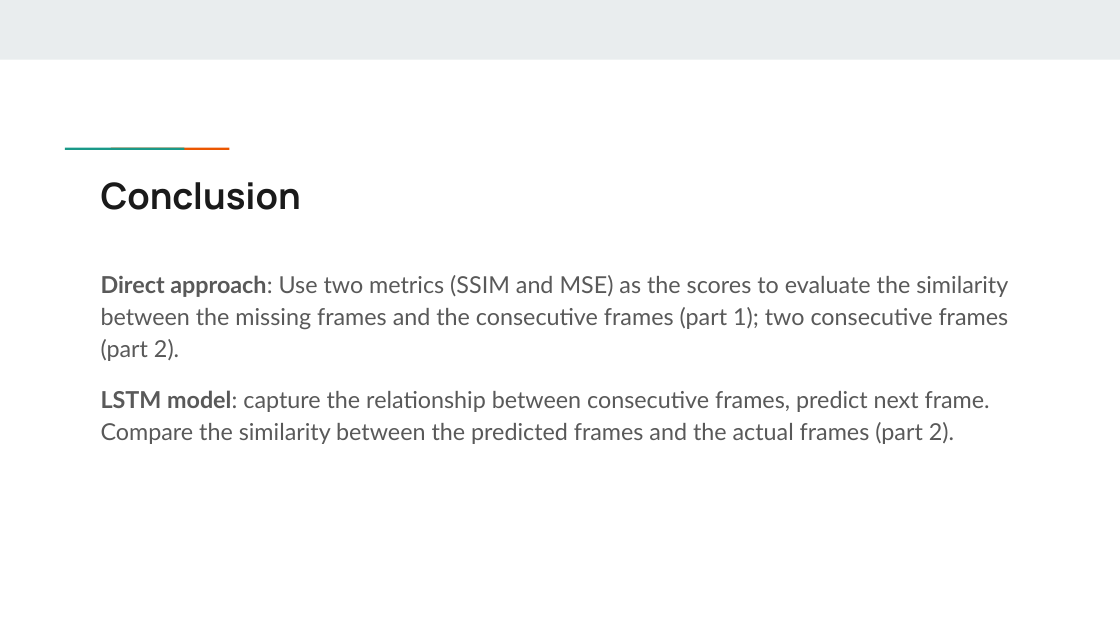
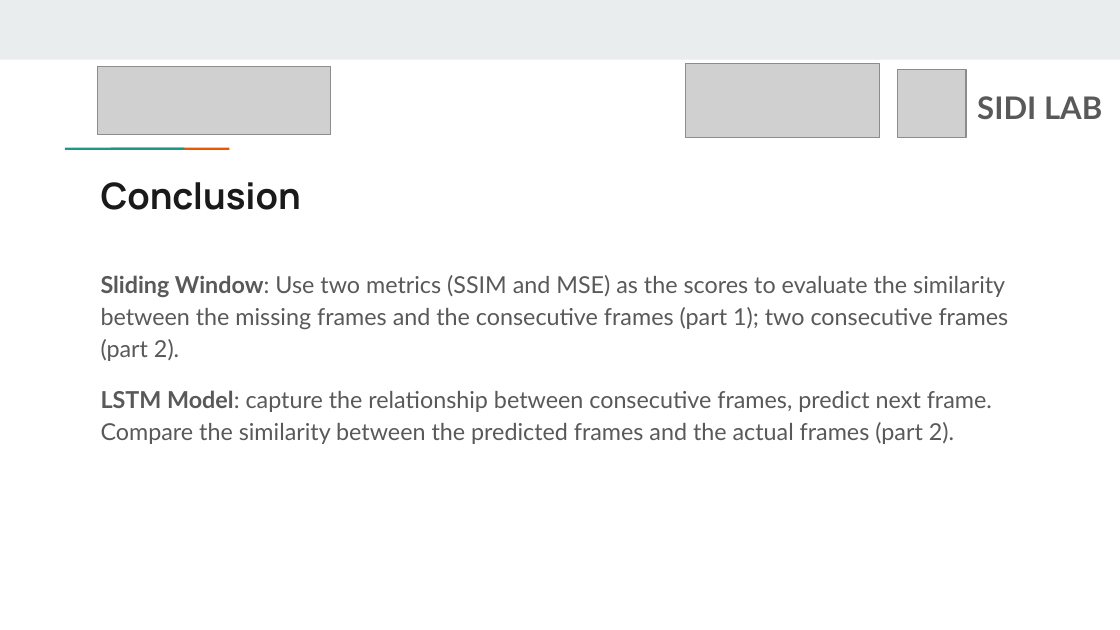
Before and after one commit to YuewanSun/Hackathon_IDETC2024, a slide deck: slide 13 of Hackathon_NIST.pptx (slide 12 before the commit). Drawn at 1120x630 pixels with LibreOffice and Linux fonts; fonts in the diff are those of the drawing; grey boxes stand for pictures. Boxes give left, top, right and bottom in pixels: in the first picture for what was removed or moved away, otherwise in the second. Text is boxed around its words. In the diff, an @@ line names an element or a change of style, - is before the commit and + after.

```diff
--- a/Hackathon_NIST.pptx
+++ b/Hackathon_NIST.pptx
@@ picture added at <box>97,67,330,136</box> @@
@@ picture added at <box>685,64,879,138</box> @@
@@ picture added at <box>898,69,967,138</box> @@
@@ text added at <box>977,96,1102,119</box>, 20 pt, text #595959, bold @@
+SIDI LAB
@@ text at <box>101,275,1009,444</box>: text changed @@
-Direct approach: Use two metrics (SSIM and MSE) as the scores to evaluate the similarity between the missing frames and the consecutive frames (part 1); two consecutive frames (part 2).
-LSTM model: capture the relationship between consecutive frames, predict next frame. Compare the similarity between the predicted frames and the actual frames (part 2).
+Sliding Window: Use two metrics (SSIM and MSE) as the scores to evaluate the similarity between the missing frames and the consecutive frames (part 1); two consecutive frames (part 2).
+LSTM Model: capture the relationship between consecutive frames, predict next frame. Compare the similarity between the predicted frames and the actual frames (part 2).
```
Also in this commit, not shown: 11 other slides changed, 2 slides added, 1 slide removed.
